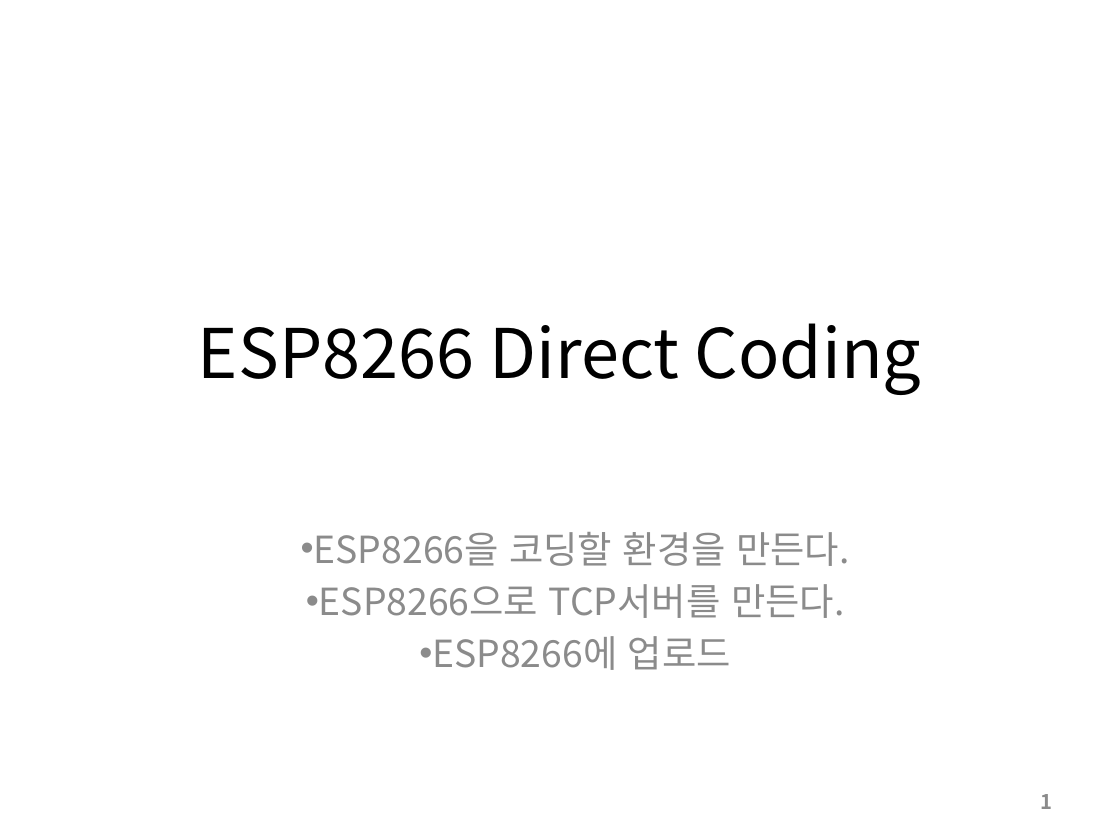
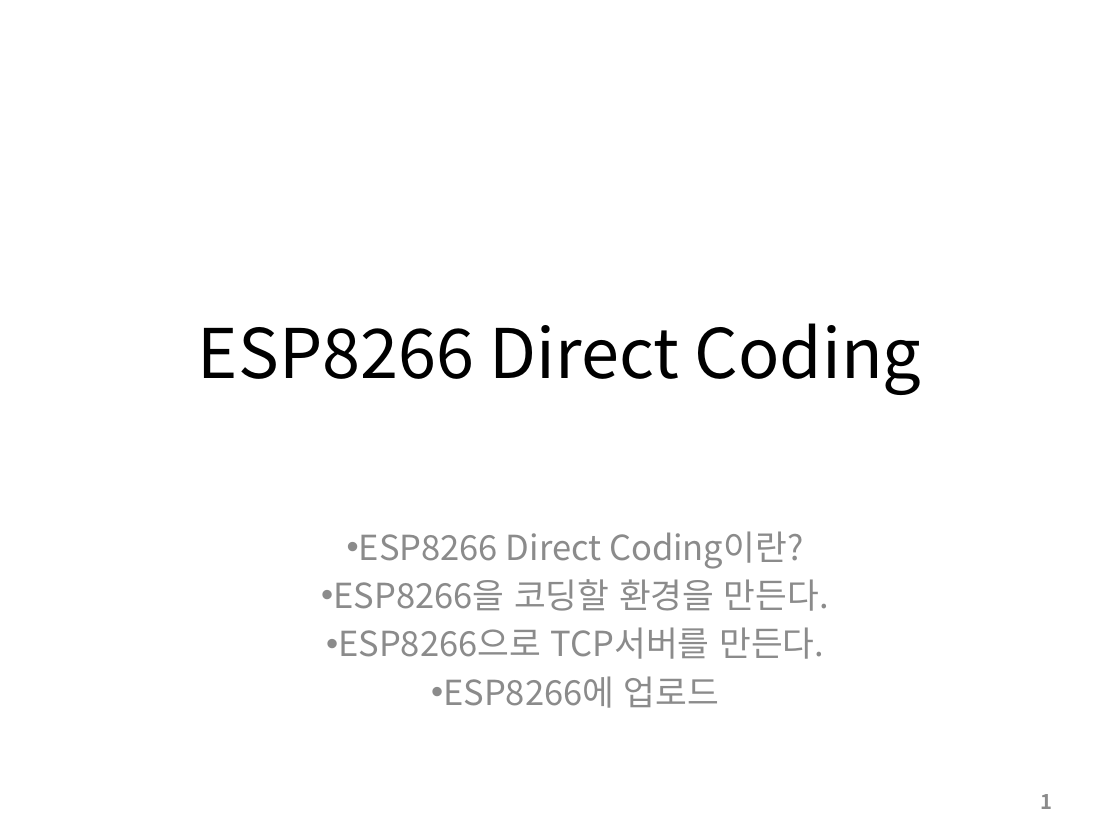
Before and after one commit to SleeperKKY/ESP8266, a slide deck: slide 1 of ESP8266 Direct Coding.pptx. Drawn at 1120x840 pixels with LibreOffice and Linux fonts; fonts in the diff are those of the drawing. Boxes give left, top, right and bottom in pixels: in the first picture for what was removed or moved away, otherwise in the second. Text is boxed around its words. In the diff, an @@ line names an element or a change of style, - is before the commit and + after.

```diff
--- a/ESP8266 Direct Coding.pptx
+++ b/ESP8266 Direct Coding.pptx
@@ subtitle at (359,531,804,569): paragraph added @@
+• ESP8266 Direct Coding이란?
@@ subtitle at (333,579,829,708): size 24 to 22.2 pt in "ESP8266을 코딩할 환경을 만든다.", "ESP8266으로 TCP서버를 만든다.", "ESP8266에 업로드" @@
```
Also in this commit, not shown: 8 other slides changed, 5 slides added.
